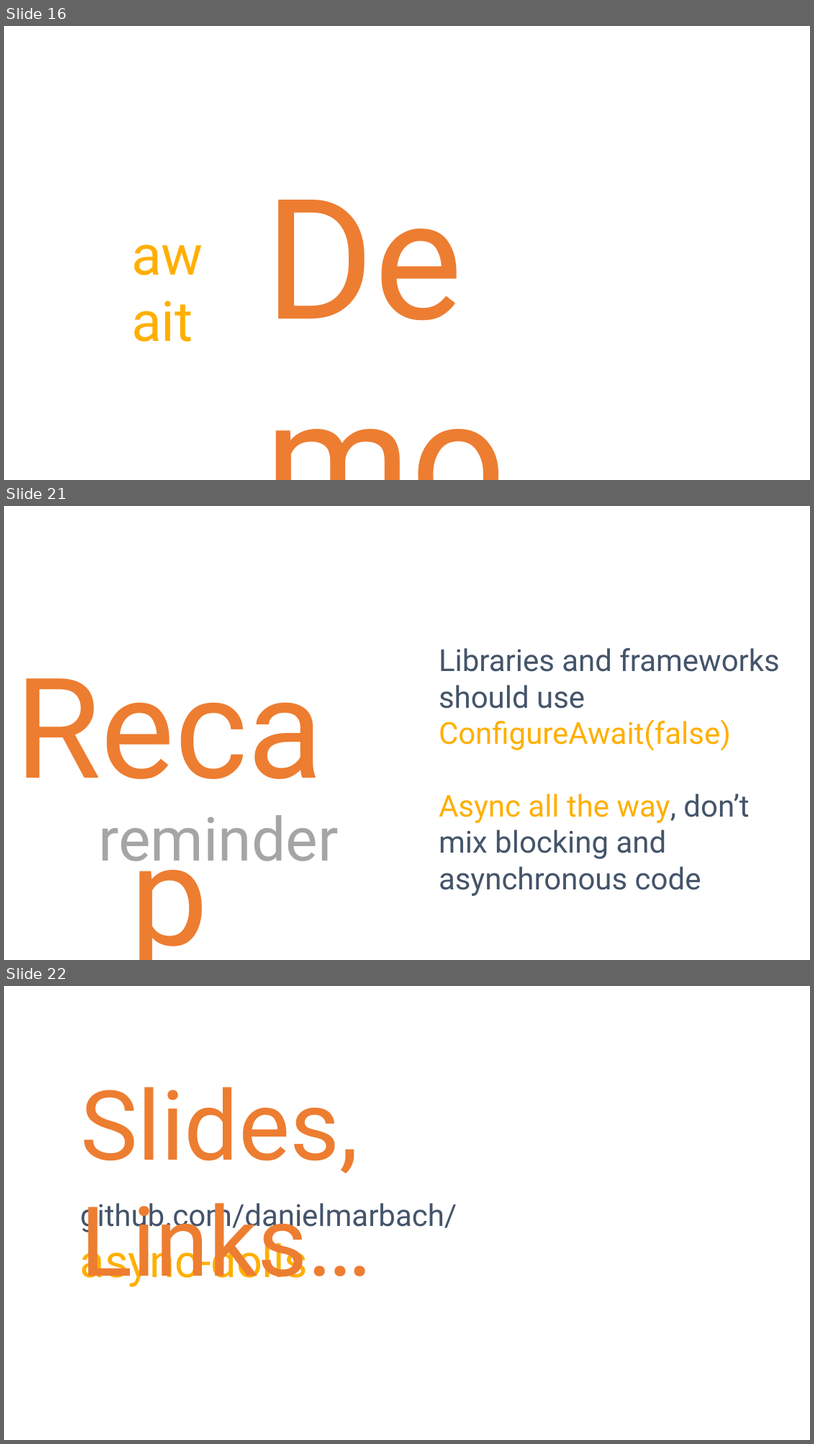
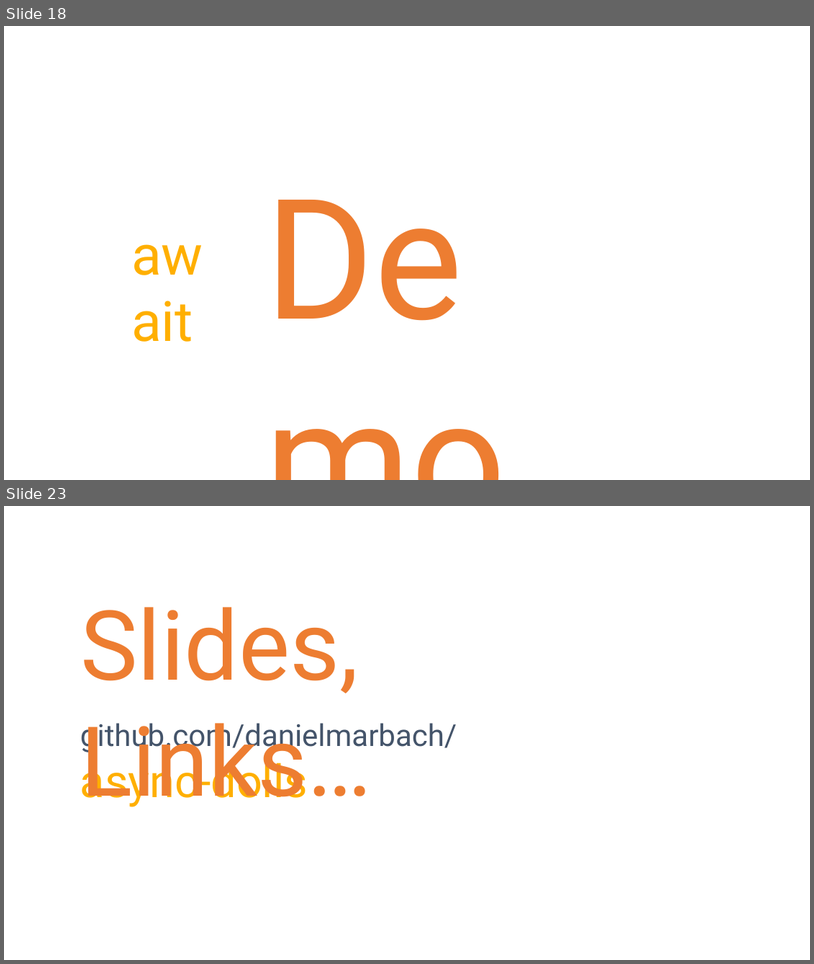
Before and after one commit to danielmarbach/async-dolls, a slide deck: presentation.pptx. Shown one above the other, each under a label of ours: slides 16, 21 and 22 before the commit, slides 18 and 23 after it; the slides between them are not shown. The pictures are 814x1444 and 814x964 pixels, drawn with LibreOffice and Linux fonts; fonts in the diff are those of the drawing. Boxes give left, top, right and bottom in pixels: in the first picture for what was removed or moved away, otherwise in the second. Text is boxed around its words. In the diff, an @@ line names an element or a change of style, - is before the commit and + after.

```diff
--- a/presentation.pptx
+++ b/presentation.pptx
@@ slide 21 removed at [4, 506, 810, 960], background #FFFFFF @@
@@ text removed at [4, 636, 335, 811] @@
-Recap
@@ text removed at [439, 648, 779, 896] @@
-Libraries and frameworks should use ConfigureAwait(false)
-Async all the way, don’t mix blocking and asynchronous code
@@ text removed at [99, 815, 339, 875] @@
-reminder
@@ what was slide 16 is now slide 18 @@
@@ what was slide 22 is now slide 23 @@
```
Also in this commit, not shown: 3 slides changed, 6 slides added, 4 other slides removed, 1 other file.
